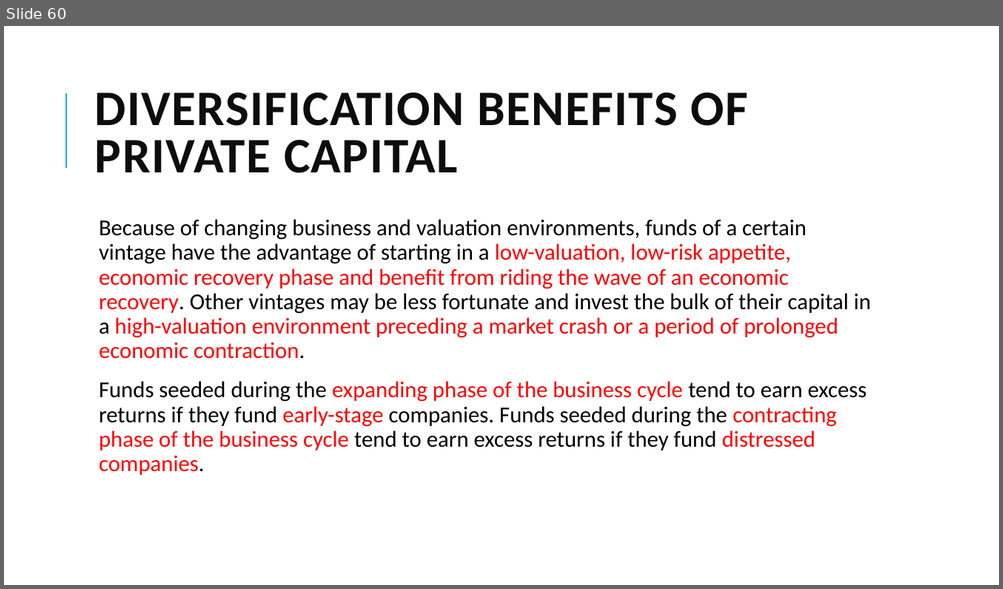
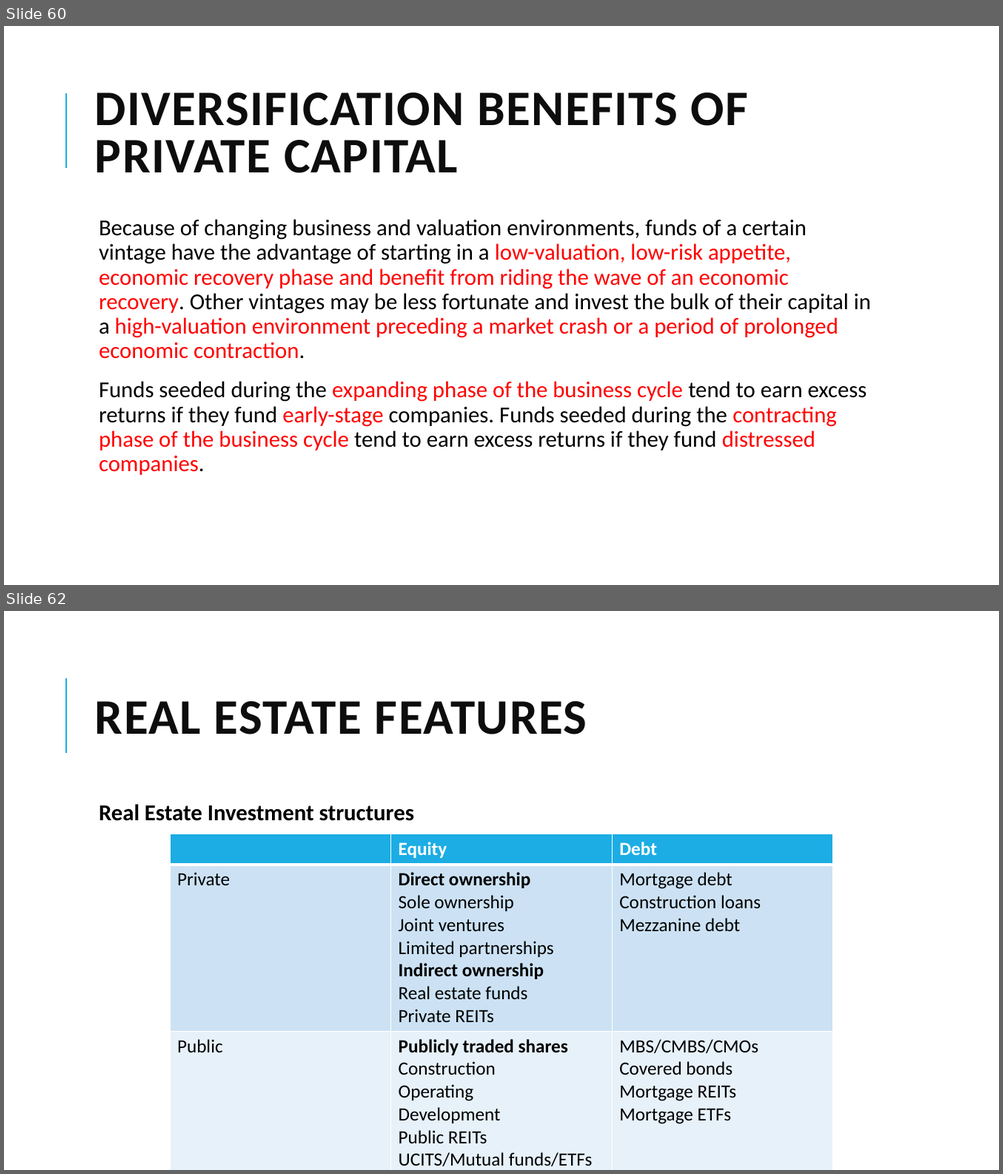
Before and after one commit to Isco0530/data, a slide deck: 2024Alternative.pptx. Shown one above the other, each under a label of ours: slide 60 before the commit, slides 60 and 62 after it; the slides between them are not shown. The pictures are 1003x589 and 1003x1174 pixels, drawn with LibreOffice and Linux fonts; fonts in the diff are those of the drawing. Boxes give left, top, right and bottom in pixels: in the first picture for what was removed or moved away, otherwise in the second. Text is boxed around its words. In the diff, an @@ line names an element or a change of style, - is before the commit and + after.

```diff
--- a/2024Alternative.pptx
+++ b/2024Alternative.pptx
@@ slide 62 added at [4, 611, 999, 1170], background #FFFFFF; not listed: 1 template element that a slide beside it also shows @@
@@ title added at [95, 701, 586, 735], 48 pt, text #0D0D0D, bold @@
+REAL ESTATE FEATURES
@@ text added at [99, 804, 414, 821], 22 pt, text #000000, bold @@
+  Real Estate Investment structures
@@ table added at [170, 834, 832, 1170], 3 rows, 3 columns @@
+ | Equity | Debt
+Private | Direct ownership / Sole ownership / Joint ventures / Limited partnerships / Indirect ownership / Real estate funds / Private REITs | Mortgage debt / Construction loans / Mezzanine debt
+Public | Publicly traded shares / Construction / Operating / Development / Public REITs / UCITS/Mutual funds/ETFs | MBS/CMBS/CMOs / Covered bonds / Mortgage REITs / Mortgage ETFs
```
Also in this commit, not shown: 8 other slides added.
